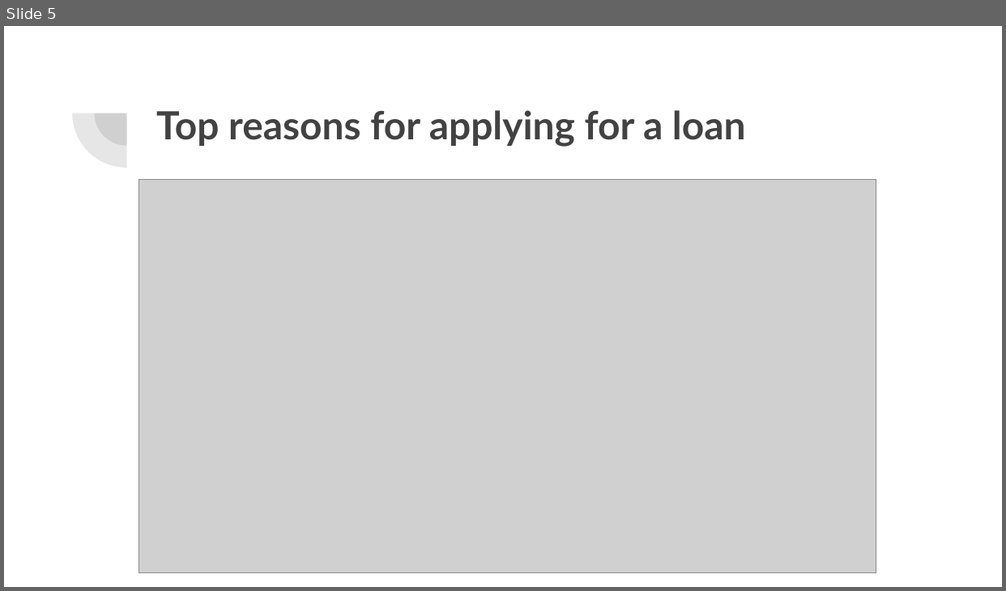
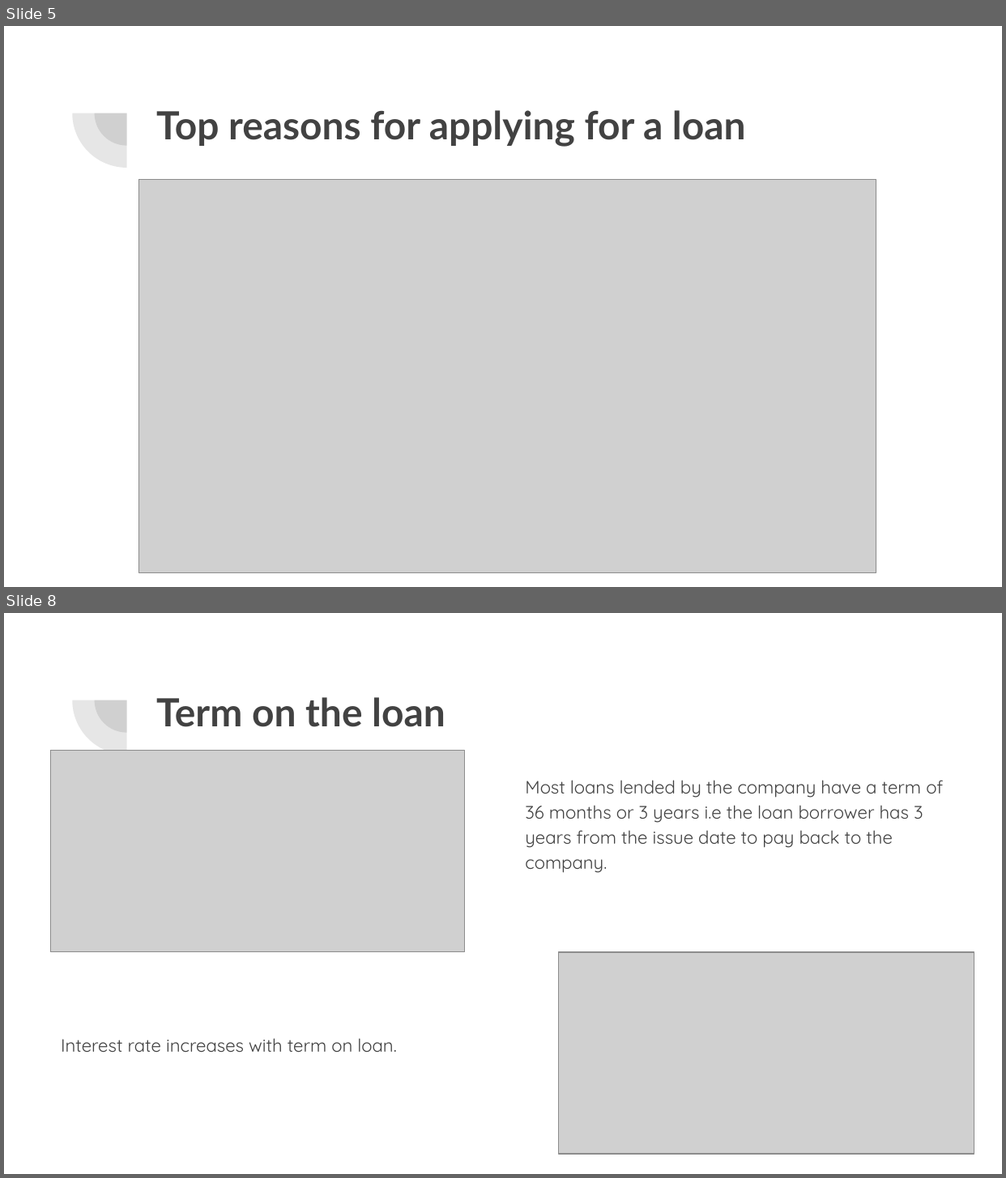
Before and after one commit to tanya-hash/Lending-club-case-study, a slide deck: Lending club case study.pptx. Shown one above the other, each under a label of ours: slide 5 before the commit, slides 5 and 8 after it; the slides between them are not shown. The pictures are 1006x591 and 1006x1178 pixels, drawn with LibreOffice and Linux fonts; fonts in the diff are those of the drawing; grey boxes stand for pictures. Boxes give left, top, right and bottom in pixels: in the first picture for what was removed or moved away, otherwise in the second. Text is boxed around its words. In the diff, an @@ line names an element or a change of style, - is before the commit and + after.

```diff
--- a/Lending club case study.pptx
+++ b/Lending club case study.pptx
@@ slide 8 added at (4,613,1002,1174), background #FFFFFF; not listed: 2 template elements that a slide beside it also shows @@
@@ title added at (156,697,445,727), 28 pt, text #424242, bold @@
+Term on the loan
@@ picture added at (51,751,465,952) @@
@@ text added at (525,780,943,873), 13 pt, text #424242 @@
+Most loans lended by the company have a term of 36 months or 3 years i.e the loan borrower has 3 years from the issue date to pay back to the company.
@@ picture added at (559,952,974,1154) @@
@@ text added at (61,1038,396,1052), 13 pt, text #424242 @@
+Interest rate increases with term on loan.
```
Also in this commit, not shown: 1 slide changed, 3 other slides added, 4 slides removed.
